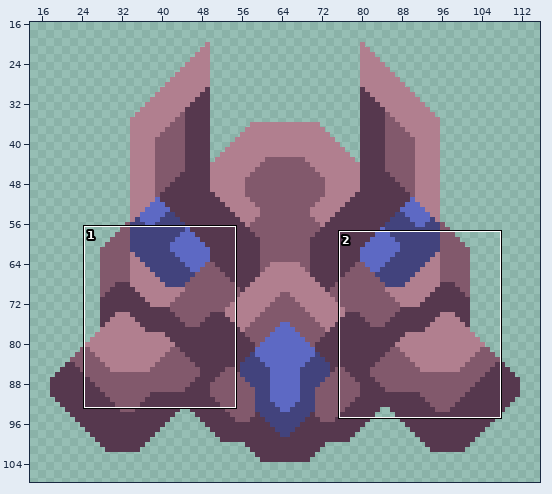
Edited in one commit: sprite sheet (assets/sprites/units/executioners/blue.png). Above: a wide view before the commit, with the close-up outlined.
Close-up. Before the edit:
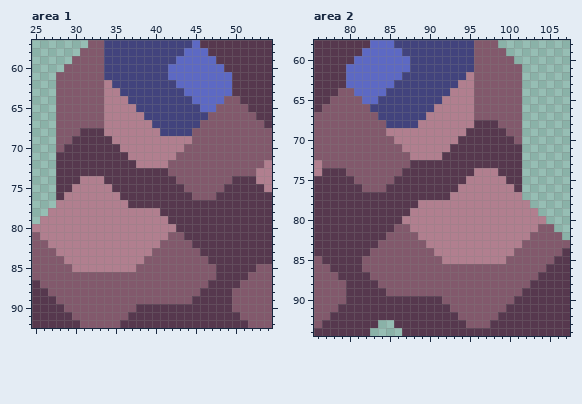
The file is 130x130 pixels. Shown: area 1: x 25..54, y 57..92; area 2: x 76..107, y 58..94. The wide view leaves out empty margins.
Once edited:
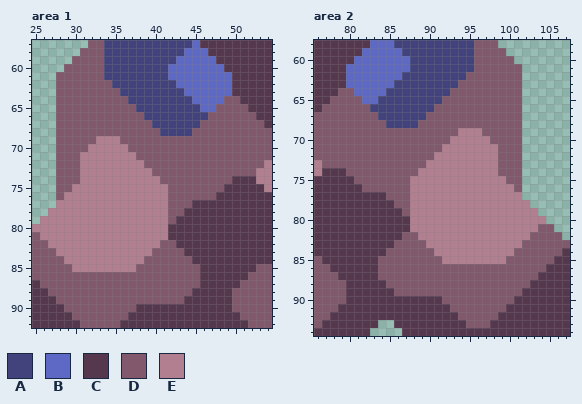
Palette (. is transparent): A #42437d  B #5d69c4  C #56384e  D #82596c  E #b17f8f
The edit:
Area 1:
y 62: x 34 E -> D
y 63: x 34..35 EE -> DD
y 64: x 34..36 EEE -> DDD
y 65: x 34..37 EEEE -> DDDD
y 66: x 34..38 EEEEE -> DDDDD
y 67: x 34..39 EEEEEE -> DDDDDD
y 68: x 31..40 CCCEEEEEEE -> DDDDDDDDDD
y 69: x 30..34 CCCCC -> DDDEE; x 36..44 EEEEEEEEE -> DDDDDDDDD
y 70: x 29..35 CCCCCCC -> DDDEEEE; x 37..43 EEEEEEE -> DDDDDDD
y 71: x 28..36 CCCCCCCCC -> DDDEEEEEE; x 38..42 EEEEE -> DDDDD
y 72: x 28..37 CCCCCCCCCC -> DDDEEEEEEE; x 39..41 EEE -> DDD
y 73: x 28..41 CCCCCCCCCCCCCC -> DDDEEEEEEEEEDD
y 74: x 28..30 CCC -> DDD; x 34..42 CCCCCCCCC -> EEEEEEEDD
y 75: x 28..29 CC -> DD; x 35..43 CCCCCCCCC -> EEEEEEEDD
y 76: x 28 C -> D; x 36..44 CCCCCCCCC -> EEEEEEDDD
y 77: x 37..44 CCCCCCCC -> EEEEEDDD
y 78: x 41..43 CCC -> EDD
y 79: x 42 C -> D
y 80: x 42 E -> C
y 81: x 42..43 DD -> CC
y 82: x 43..44 DD -> CC
y 83: x 44..45 DD -> CC
y 84: x 45..46 DD -> CC
y 85..86: x 46..47 DD -> CC
y 87: x 46 D -> C
y 88: x 45 D -> C
y 89: x 44 D -> C
Area 2:
y 62: x 95 E -> D
y 63: x 94..95 EE -> DD
y 64: x 93..95 EEE -> DDD
y 65: x 92..95 EEEE -> DDDD
y 66: x 91..95 EEEEE -> DDDDD
y 67: x 90..95 EEEEEE -> DDDDDD
y 68: x 89..98 EEEEEEECCC -> DDDDDDDDDD
y 69: x 85..93 EEEEEEEEE -> DDDDDDDDD; x 95..99 CCCCC -> EEDDD
y 70: x 86..92 EEEEEEE -> DDDDDDD; x 94..100 CCCCCCC -> EEEEDDD
y 71: x 87..91 EEEEE -> DDDDD; x 93..101 CCCCCCCCC -> EEEEEEDDD
y 72: x 88..90 EEE -> DDD; x 92..101 CCCCCCCCCC -> EEEEEEEDDD
y 73: x 88..101 CCCCCCCCCCCCCC -> DDEEEEEEEEEDDD
y 74: x 87..95 CCCCCCCCC -> DDEEEEEEE; x 99..101 CCC -> DDD
y 75: x 86..94 CCCCCCCCC -> DDEEEEEEE; x 100..101 CC -> DD
y 76: x 85..93 CCCCCCCCC -> DDDEEEEEE; x 101 C -> D
y 77: x 85..92 CCCCCCCC -> DDDEEEEE
y 78: x 86..88 CCC -> DDE
y 79: x 87 C -> D
y 80: x 87 E -> C
y 81: x 86..87 DD -> CC
y 82: x 85..86 DD -> CC
y 83: x 84..85 DD -> CC
y 84: x 83..84 DD -> CC
y 85..86: x 82..83 DD -> CC
y 87: x 83 D -> C
y 88: x 84 D -> C
y 89: x 85 D -> C
Pixel boxes of the changes (left, top, right, bottom) in both close-ups:
changed: (56, 80, 216, 304)
changed: (362, 72, 522, 296)
